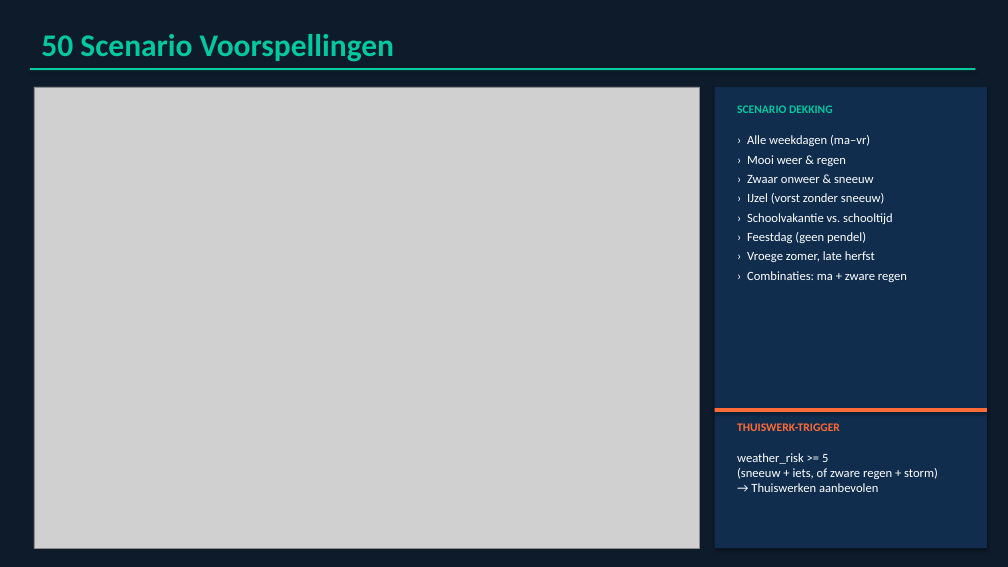
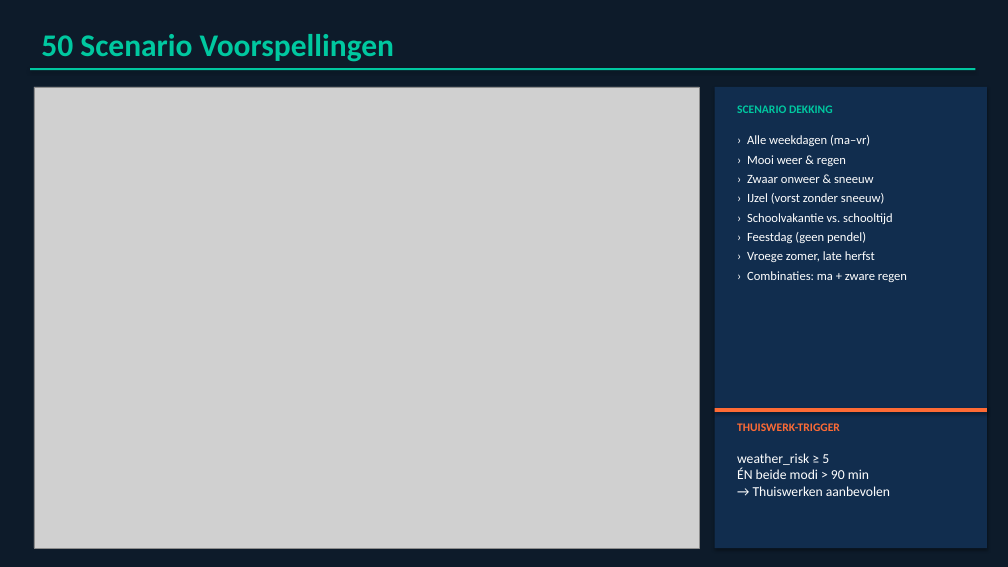
Before and after one commit to MaximeMylle/trafic_forecast_datascience, a slide deck: slide 16 of Gent_Mechelen_Presentatie.pptx (slide 19 before the commit). Drawn at 1008x567 pixels with LibreOffice and Linux fonts; fonts in the diff are those of the drawing; grey boxes stand for pictures. Boxes give left, top, right and bottom in pixels: in the first picture for what was removed or moved away, otherwise in the second. Text is boxed around its words. In the diff, an @@ line names an element or a change of style, - is before the commit and + after.

```diff
--- a/Gent_Mechelen_Presentatie.pptx
+++ b/Gent_Mechelen_Presentatie.pptx
@@ text at (737,453,890,496): text changed; size 12 to 13 pt @@
-weather_risk >= 5
-(sneeuw + iets, of zware regen + storm)
-→ Thuiswerken aanbevolen
+weather_risk ≥ 5
+ÉN beide modi > 90 min
+→ Thuiswerken aanbevolen
```
Also in this commit, not shown: 10 other slides changed, 3 slides added, 5 slides removed.
